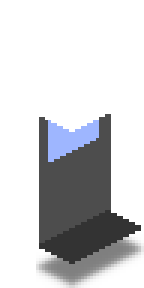
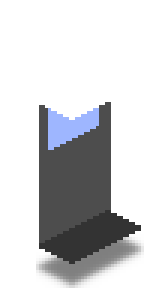
Before/after of a 144px x 288px layered artwork. What changed in the layer stack:
painted on "Roof" over [39, 102, 111, 132]
painted on "Glass copy" over [48, 108, 99, 162]
painted on "Side" over [39, 102, 111, 162]
